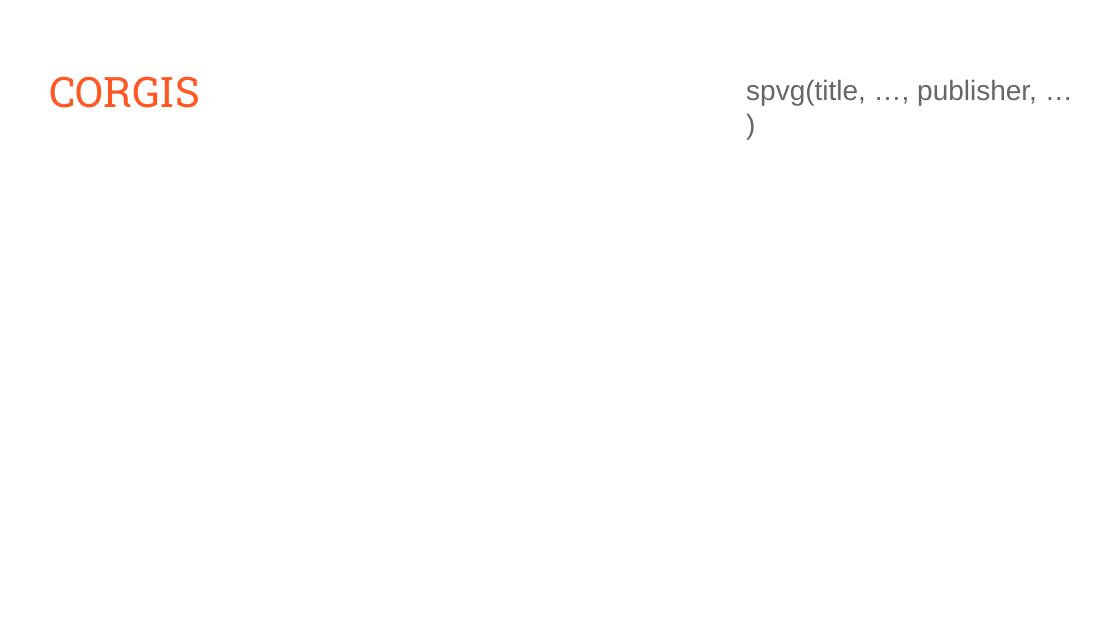
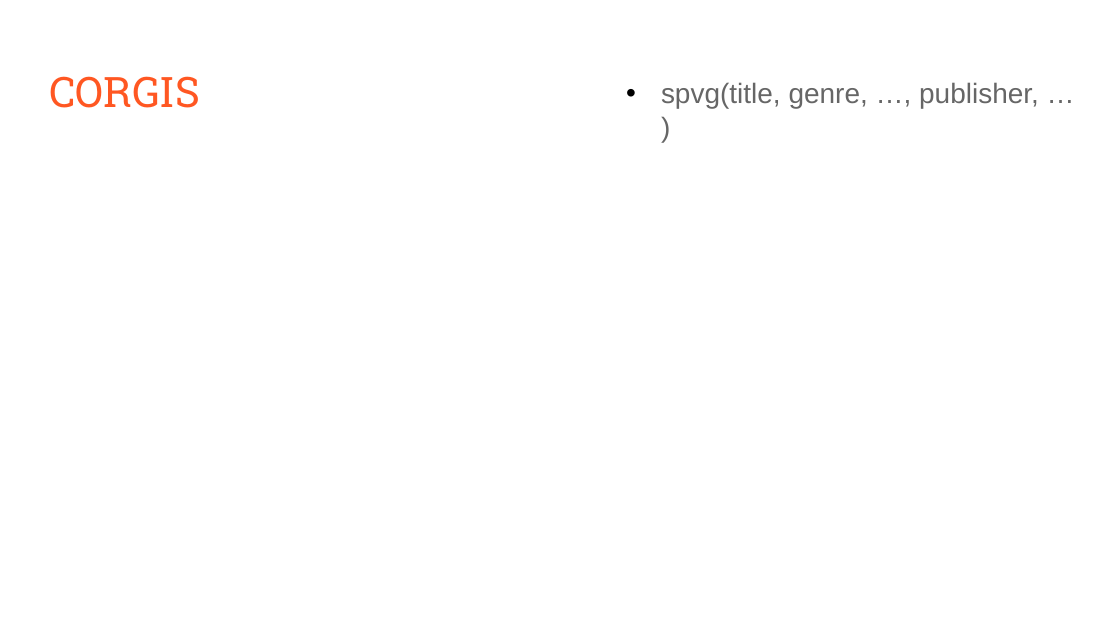
Before and after one commit to 1655653/LSDM, a slide deck: slide 26 of proposals/presentation.pptx (slide 24 before the commit). Drawn at 1120x630 pixels with LibreOffice and Linux fonts; fonts in the diff are those of the drawing; grey boxes stand for pictures. Boxes give left, top, right and bottom in pixels: in the first picture for what was removed or moved away, otherwise in the second. Text is boxed around its words. In the diff, an @@ line names an element or a change of style, - is before the commit and + after.

```diff
--- a/proposals/presentation.pptx
+++ b/proposals/presentation.pptx
@@ text at [661,82,1039,109]: text changed @@
-spvg(title, …, publisher, … )
+• spvg(title, genre, …, publisher, … )
```
Also in this commit, not shown: 9 other slides changed, 9 slides added, 3 slides removed, 1 other file.
